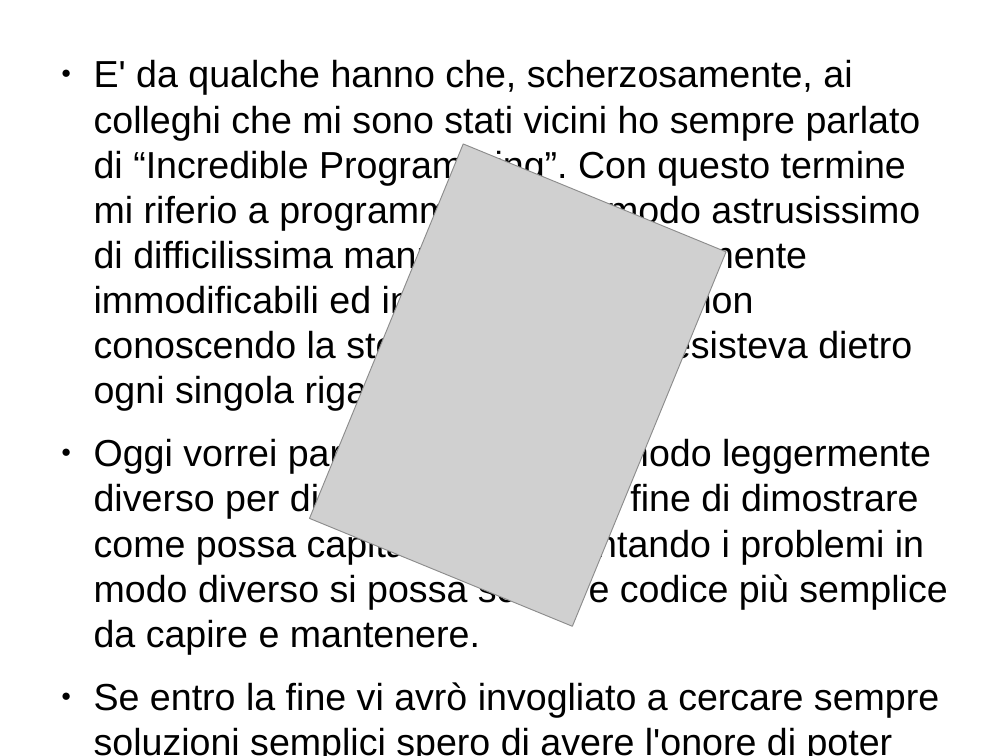
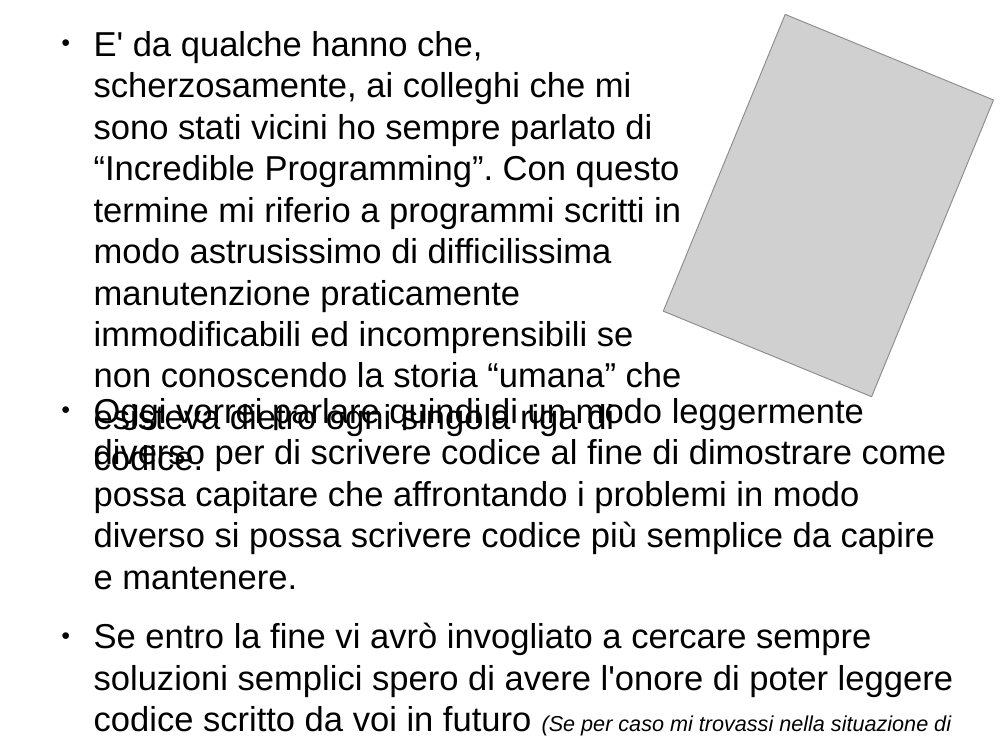
Before and after one commit to mdionisio/workshop_coroutine, a slide deck: slide 2 of presentazione.odp. Drawn at 1008x756 pixels with LibreOffice and Linux fonts; fonts in the diff are those of the drawing; grey boxes stand for pictures. Boxes give left, top, right and bottom in pixels: in the first picture for what was removed or moved away, otherwise in the second. Text is boxed around its words. In the diff, an @@ line names an element or a change of style, - is before the commit and + after.

```diff
--- a/presentazione.odp
+++ b/presentazione.odp
@@ picture: place and size @@
-picture at box(310, 144, 727, 627)
+picture at box(664, 14, 994, 397)
@@ text at box(94, 59, 921, 411): paragraph removed @@
-● E' da qualche hanno che, scherzosamente, ai colleghi che mi sono stati vicini ho sempre parlato di “Incredible Programming”. Con questo termine mi riferio a programmi scritti in modo astrusissimo di difficilissima manutenzione praticamente immodificabili ed incomprensibili se non conoscendo la storia “umana” che esisteva dietro ogni singola riga di codice.
@@ text added at box(94, 31, 682, 471), 27.2 pt, text #000000 @@
+● E' da qualche hanno che, scherzosamente, ai colleghi che mi sono stati vicini ho sempre parlato di “Incredible Programming”. Con questo termine mi riferio a programmi scritti in modo astrusissimo di difficilissima manutenzione praticamente immodificabili ed incomprensibili se non conoscendo la storia “umana” che esisteva dietro ogni singola riga di codice.
@@ text "Oggi vorrei parlare quindi di ...": place and size @@
-text "Oggi vorrei parlare quindi di ..." at box(94, 59, 947, 756)
+text "Oggi vorrei parlare quindi di ..." at box(94, 398, 953, 736)
@@ text "Oggi vorrei parlare quindi di ..." at box(94, 398, 953, 736): size 29.6 to 27.2 pt in "Oggi vorrei parlare quindi di un modo ...", "Se entro la fine vi avrò invogliato ..."; size 18.5 to 17 pt in "(Se per caso mi trovassi nella situazione ..." @@
```
Also in this commit, not shown: 1 other file.
